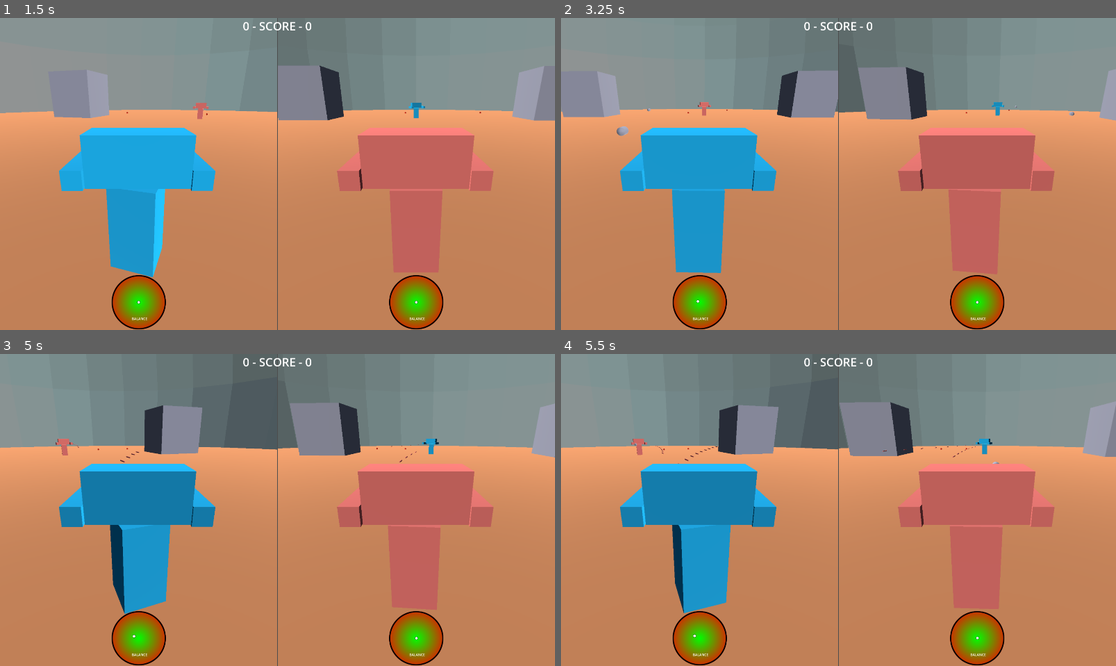
Above: before the commit, frames 1-4 (two rows, left to right).
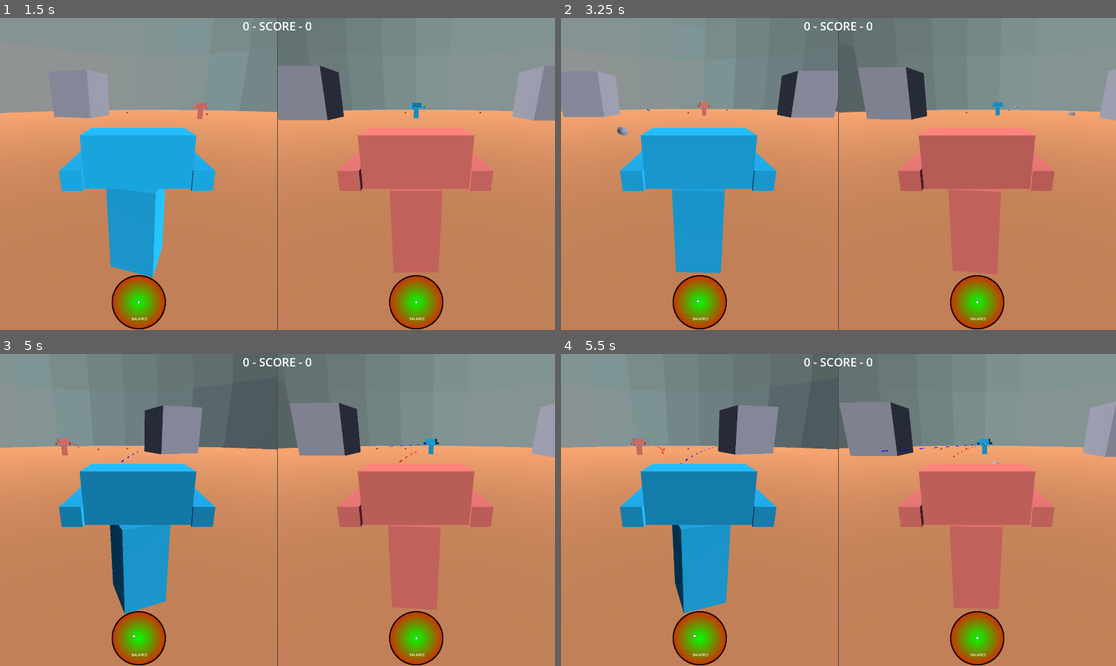
Above: after the commit, the same moments.

Repository: MatthewFyfe/MechOverFeels
Game: Godot game, scene res://Scenes/main_menu.tscn
The game is run twice, just before and just after one commit, with the same random seed, the same clock (stepped at 60 frames per second) and the same inputs.
Inputs:
- Up to frame 1 (1.5 s): click "Start 1v1" at 0.5 s; tap Enter at 1.25 s; hold C (fire_right_p1) from 1.28 s (still down); hold Q (aim_left_p1) from 1.28 s (still down)
- Up to frame 2 (3.25 s): release C (fire_right_p1) at 2.03 s; release Q (aim_left_p1) at 2.03 s; hold S (move_backward_p1) 2.03-2.78 s; tap Keypad 7 (aim_left_p2) at 2.1 s; hold C (fire_right_p1) from 2.78 s (still down); hold E (aim_right_p1) from 2.78 s (still down)
- Up to frame 3 (5 s): release C (fire_right_p1) at 3.53 s; release E (aim_right_p1) at 3.53 s; hold W (move_forward_p1) 3.53-4.28 s; tap Keypad 9 (aim_right_p2) at 3.6 s; hold Z (fire_left_p1) from 4.28 s (still down); hold Keypad 1 (fire_left_p2) from 4.28 s (still down)
- Up to frame 4 (5.5 s): keep holding Z (fire_left_p1); release Keypad 1 (fire_left_p2) at 5.03 s; tap Keypad 3 (fire_right_p2) at 5.1 s

Frame 1 is identical in both runs. In frame 2, less than 0.1% of the frame differs, in the area x 10-93%, y 28-38%; in frame 3, less than 0.1%; in frame 4, less than 0.1%, in the area x 13-79%, y 28-36%.
Error in both runs: Invalid access of index '1' on a base object of type: 'PackedStringArray'. (res://Scenes/TTS_Test.gd:16)

Commit message:
team colour lasers

Diff:
--- /dev/null
+++ b/mech-over-feels/Materials/blue_laser_material.tres
@@ -0,0 +1,6 @@
+[gd_resource type="StandardMaterial3D" format=3 uid="uid://dmig2ytch3hdd"]
+
+[resource]
+albedo_color = Color(0, 0, 1, 1)
+emission_enabled = true
+emission = Color(0, 0, 1, 1)
--- /dev/null
+++ b/mech-over-feels/Materials/red_laser_material.tres
@@ -0,0 +1,6 @@
+[gd_resource type="StandardMaterial3D" format=3 uid="uid://d3ohp00rrqcmb"]
+
+[resource]
+albedo_color = Color(1, 0, 0, 1)
+emission_enabled = true
+emission = Color(1, 0, 0, 1)
--- a/mech-over-feels/MechController.gd
+++ b/mech-over-feels/MechController.gd
@@ -27,6 +27,7 @@
 @export var left_fire_position: Node3D
 var laser_fire_rate:float = 0.1
 var laser_fire_timer = 0
+@export var laser_material: Material
 
 @export var right_arm_raycaster: RayCast3D
 @export var right_arm_sight: Sprite3D
@@ -134,6 +135,7 @@
 		bullet.position = left_fire_position.global_position
 		bullet.forward_dir = -left_fire_position.global_transform.basis.x.normalized()
 		bullet.owningPlayer = playerNumber
+		bullet.set_material(laser_material)
 		get_parent().add_child(bullet)
 		laser_fire_timer = 0
 	else:
--- a/mech-over-feels/Scenes/Debug_Test_Scene.tscn
+++ b/mech-over-feels/Scenes/Debug_Test_Scene.tscn
@@ -1,11 +1,13 @@
-[gd_scene load_steps=22 format=4 uid="uid://cnrujoeaxghfr"]
+[gd_scene load_steps=24 format=4 uid="uid://cnrujoeaxghfr"]
 
 [ext_resource type="Script" uid="uid://bpy635b15qgt8" path="res://Scenes/TTS_Test.gd" id="1_aviqd"]
 [ext_resource type="Material" uid="uid://fj2uap88ifag" path="res://Materials/test_ground_material.tres" id="1_lp07w"]
 [ext_resource type="PackedScene" uid="uid://2uofqysof0ec" path="res://Scenes/MechCharacter.tscn" id="2_vc1rf"]
 [ext_resource type="Material" uid="uid://bc5yrxoiunsq2" path="res://Materials/blueTeam_material.tres" id="3_8jrf2"]
 [ext_resource type="PackedScene" uid="uid://v0joiov0itsu" path="res://Scenes/hud_ui.tscn" id="3_aky2o"]
+[ext_resource type="Material" uid="uid://dmig2ytch3hdd" path="res://Materials/blue_laser_material.tres" id="3_v231w"]
 [ext_resource type="Material" uid="uid://dmflj5avbmagq" path="res://Materials/enemy_material.tres" id="4_l04fk"]
+[ext_resource type="Material" uid="uid://d3ohp00rrqcmb" path="res://Materials/red_laser_material.tres" id="5_hwglg"]
 [ext_resource type="Material" uid="uid://cputnngwpxsew" path="res://Materials/dome_material.tres" id="8_eicry"]
 [ext_resource type="Material" uid="uid://b8eaa8ifn847f" path="res://Materials/mech_material.tres" id="8_l04fk"]
 
@@ -130,6 +132,7 @@
 scoreLabel = NodePath("../../../../CanvasLayer/HUD_UI/ScoreLabel")
 playerNumber = 1
 balanceOrbUI = NodePath("../../../../CanvasLayer/HUD_UI/BalanceOMeter1/BalanceOrb1")
+laser_material = ExtResource("3_v231w")
 
 [node name="MechLowerBodyMesh" parent="SplitScreenGridContainer/P1_Screen/SubViewport/MechRoot_P1/MechLowerBody" index="0"]
 material_override = ExtResource("3_8jrf2")
@@ -160,6 +163,7 @@
 scoreLabel = NodePath("../../../../CanvasLayer/HUD_UI/ScoreLabel")
 playerNumber = 2
 balanceOrbUI = NodePath("../../../../CanvasLayer/HUD_UI/BalanceOMeter2/BalanceOrb2")
+laser_material = ExtResource("5_hwglg")
 
 [node name="MechLowerBodyMesh" parent="SplitScreenGridContainer/P2_Screen/SubViewport/MechRoot_P2/MechLowerBody" index="0"]
 material_override = ExtResource("4_l04fk")
--- a/mech-over-feels/Scenes/gauss_pellet.tscn
+++ b/mech-over-feels/Scenes/gauss_pellet.tscn
@@ -16,11 +16,11 @@
 script = ExtResource("1_myedr")
 
 [node name="CollisionShape3D" type="CollisionShape3D" parent="."]
-transform = Transform3D(-4.371139e-08, -1, 0, 1, -4.371139e-08, 0, 0, 0, 1, 0, 0, 0)
+transform = Transform3D(1.9106855e-15, 4.371139e-08, 1, 1, -4.371139e-08, 0, 4.371139e-08, 1, -4.371139e-08, 0, 0, 0)
 shape = SubResource("CapsuleShape3D_x7rcn")
 
 [node name="MeshInstance3D" type="MeshInstance3D" parent="."]
-transform = Transform3D(-4.371139e-08, -1, 0, 1, -4.371139e-08, 0, 0, 0, 1, 0, 0, 0)
+transform = Transform3D(1.9106855e-15, 4.371139e-08, 1, 1, -4.371139e-08, 0, 4.371139e-08, 1, -4.371139e-08, 0, 0, 0)
 material_override = ExtResource("2_myedr")
 mesh = SubResource("CapsuleMesh_01r6m")
 
--- a/mech-over-feels/Scenes/laser_pellet.gd
+++ b/mech-over-feels/Scenes/laser_pellet.gd
@@ -5,6 +5,11 @@
 var lifetime = 3
 var owningPlayer:int = 0
 var forward_dir:Vector3
+
+@export var mesh : MeshInstance3D
+
+func _ready() -> void:
+	look_at(forward_dir * 100)
 
 # Called every frame. 'delta' is the elapsed time since the previous frame.
 func _process(delta: float) -> void:
@@ -24,3 +29,6 @@
 	if(area.name == "TorsoHitBox" or area.name == "BodyHitBox"):
 		area.get_parent().get_parent().get_parent()._take_damage(speed)
 	queue_free()
+
+func set_material(m : Material) -> void:
+	mesh.material_override = m
--- a/mech-over-feels/Scenes/laser_pellet.tscn
+++ b/mech-over-feels/Scenes/laser_pellet.tscn
@@ -1,7 +1,7 @@
 [gd_scene load_steps=5 format=3 uid="uid://3xqus8ano3h7"]
 
-[ext_resource type="Material" uid="uid://dmflj5avbmagq" path="res://Materials/enemy_material.tres" id="1_01r6m"]
 [ext_resource type="Script" uid="uid://stsynasphid7" path="res://Scenes/laser_pellet.gd" id="1_sibdk"]
+[ext_resource type="Material" uid="uid://d3ohp00rrqcmb" path="res://Materials/red_laser_material.tres" id="2_sibdk"]
 
 [sub_resource type="CapsuleShape3D" id="CapsuleShape3D_x7rcn"]
 radius = 0.01
@@ -11,17 +11,18 @@
 radius = 0.01
 height = 0.2
 
-[node name="LaserPellet" type="Area3D"]
+[node name="LaserPellet" type="Area3D" node_paths=PackedStringArray("mesh")]
 transform = Transform3D(2, 0, 0, 0, 2, 0, 0, 0, 2, 0, 0, 0)
 script = ExtResource("1_sibdk")
+mesh = NodePath("MeshInstance3D")
 
 [node name="CollisionShape3D" type="CollisionShape3D" parent="."]
-transform = Transform3D(-4.371139e-08, -1, 0, 1, -4.371139e-08, 0, 0, 0, 1, 0, 0, 0)
+transform = Transform3D(1.9106855e-15, 4.371139e-08, 1, 1, -4.371139e-08, 0, 4.371139e-08, 1, -4.371139e-08, 0, 0, 0)
 shape = SubResource("CapsuleShape3D_x7rcn")
 
 [node name="MeshInstance3D" type="MeshInstance3D" parent="."]
-transform = Transform3D(-4.371139e-08, -1, 0, 1, -4.371139e-08, 0, 0, 0, 1, 0, 0, 0)
-material_override = ExtResource("1_01r6m")
+transform = Transform3D(1.9106855e-15, 4.371139e-08, 1, 1, -4.371139e-08, 0, 4.371139e-08, 1, -4.371139e-08, 0, 0, 0)
+material_override = ExtResource("2_sibdk")
 mesh = SubResource("CapsuleMesh_01r6m")
 
 [connection signal="area_entered" from="." to="." method="_on_area_entered"]
Not shown, changed: mech-over-feels/GIMP/Logo_MechaTumbleRumble.xcf
